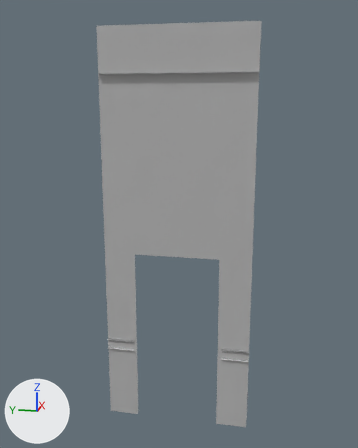
Renders of the FBX model Detective_Switch/Assets/Graphics/Modular/Wall_Standard_cutDoor/Wall_Standard_cutDoor.fbx from each side of a commit.
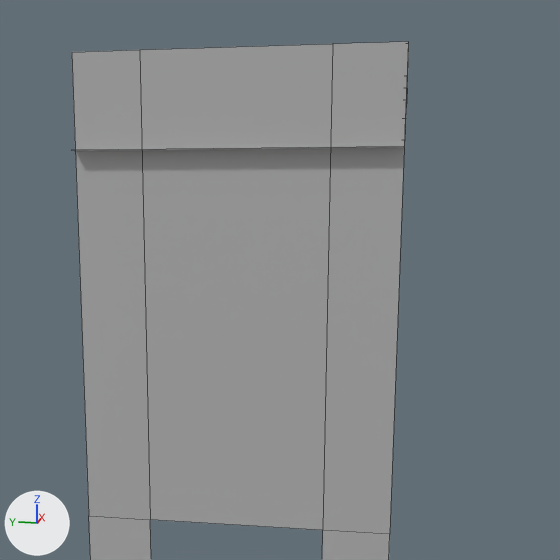
There are two pictures of each version: one whole from a camera (50 mm lens) standing at (-14.2, 5.83, 4.89) and looking at (-7.9, 7.09, 3.32), one close up on the part from 17% to 94% of the width and 0% to 61% of the height. The axes (+X, +Y, +Z) are drawn at lower left. The lights are the same throughout. The close-ups show mesh edges as thin lines. Where no turn or scale is listed for an object, it has been applied to the vertices.

Script lines for the objects in view, before the commit:
```python
me_walldoor_mesh_004 = bpy.data.meshes.new('WallDoor_Mesh.004')
me_walldoor_mesh_004.from_pydata(...)  # 144 vertices, 74 faces; spans x -0.07..0.12, y 0.0..2.01, z -0.1..5.3
# faces by material slot: [16, 58]
me_walldoor_mesh_004.materials.append(mat_wall_m)  # grey #b4b4b4
me_walldoor_mesh_004.materials.append(mat_banister)  # light grey #d6d6d6
# before: 0 (0.0, 0.0, 5.29) at pixel (408, 41), 2 (0.0, 2.01, 5.29) at pixel (71, 52), 4 (0.0, 1.58, 5.29) at pixel (139, 49), 5 (0.0, 0.43, 5.29) at pixel (332, 43)
ob_wall_standard_cutdoor = bpy.data.objects.new('Wall_Standard_cutDoor', me_walldoor_mesh_004)
ob_wall_standard_cutdoor.location = (-7.981, 6.099, 0.518)
```
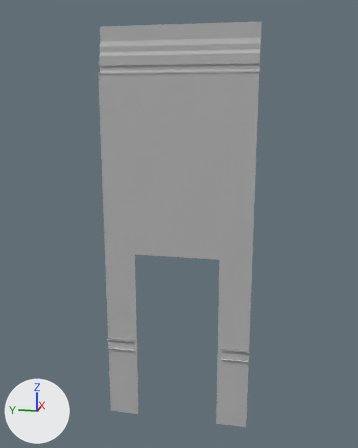
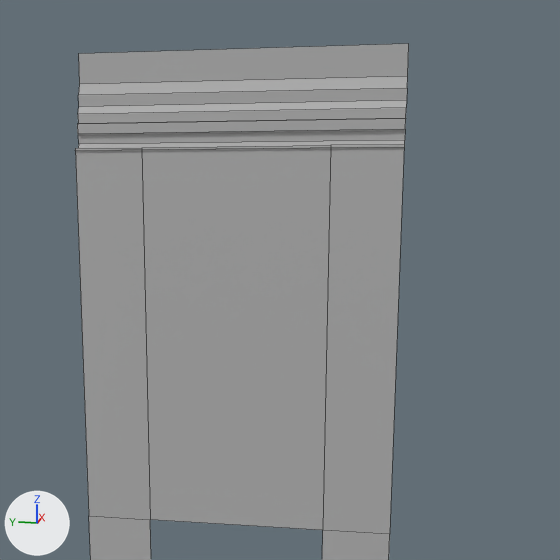
Location of each change, [x1, y1, x2, y2] in pixels of the close-ups (560 x 560 px; the box of a moved part takes in the faces that stretch with it):
```json
{"object": "Wall_Standard_cutDoor", "change": "reshaped", "before": [72, 42, 409, 560], "after": [75, 44, 409, 560]}
{"part": 1, "of": "me_walldoor_mesh_004", "change": "moved or reshaped", "before": [72, 42, 408, 423], "after": [75, 144, 404, 423]}
{"part": 2, "of": "me_walldoor_mesh_004", "change": "moved or reshaped", "before": [72, 147, 383, 151], "after": [111, 147, 383, 151]}
```

Edits to the scene script, one JSON object a line:
```json
{"block": "me_walldoor_mesh_004", "where": "me_walldoor_mesh_004.from_pydata(...)  # 144 vertices, 74 faces; spans x -0.07..0.12, y 0.0..2.01, z -0.1..5.3"}
{"block": "me_walldoor_mesh_004", "where": "# used by ob_wall_standard_cutdoor; location = (-7.981, 6.099, 0.518)"}
{"block": "me_walldoor_mesh_004", "change": "me_walldoor_mesh_004 part 1"}
{"op": "add", "block": "me_walldoor_mesh_004", "code": "for i in [0, 2, 4, 5]: me_walldoor_mesh_004.vertices[i].co += Vector((0.0, 0.0, -0.56))"}
{"block": "me_walldoor_mesh_004", "change": "me_walldoor_mesh_004 part 2"}
{"op": "set", "path": "me_walldoor_mesh_004.vertices[122].co", "old": "(-0.07, 0.0, 4.72)", "new": "(-0.01, 0.0, 4.72)", "note": "not seen -> pixel (404, 147)"}
{"op": "set", "path": "me_walldoor_mesh_004.vertices[141].co", "old": "(-0.07, 2.01, 4.72)", "new": "(-0.01, 2.01, 4.72)", "note": "pixel (71, 150) -> pixel (74, 150)"}
```
